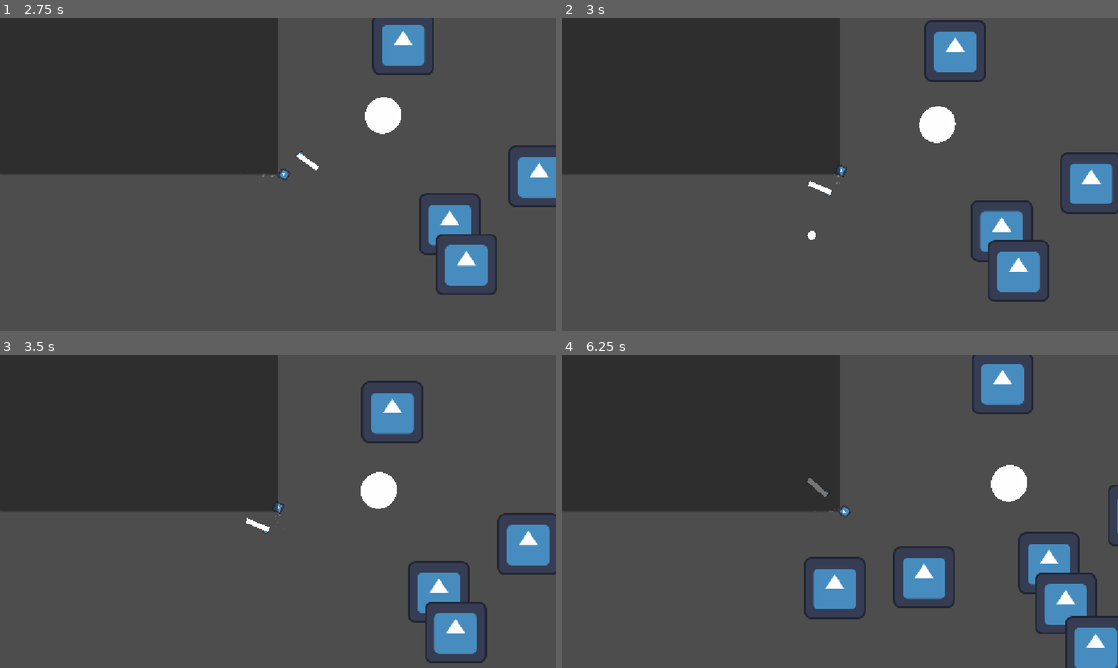
Above: before the commit, frames 1-4 (two rows, left to right).
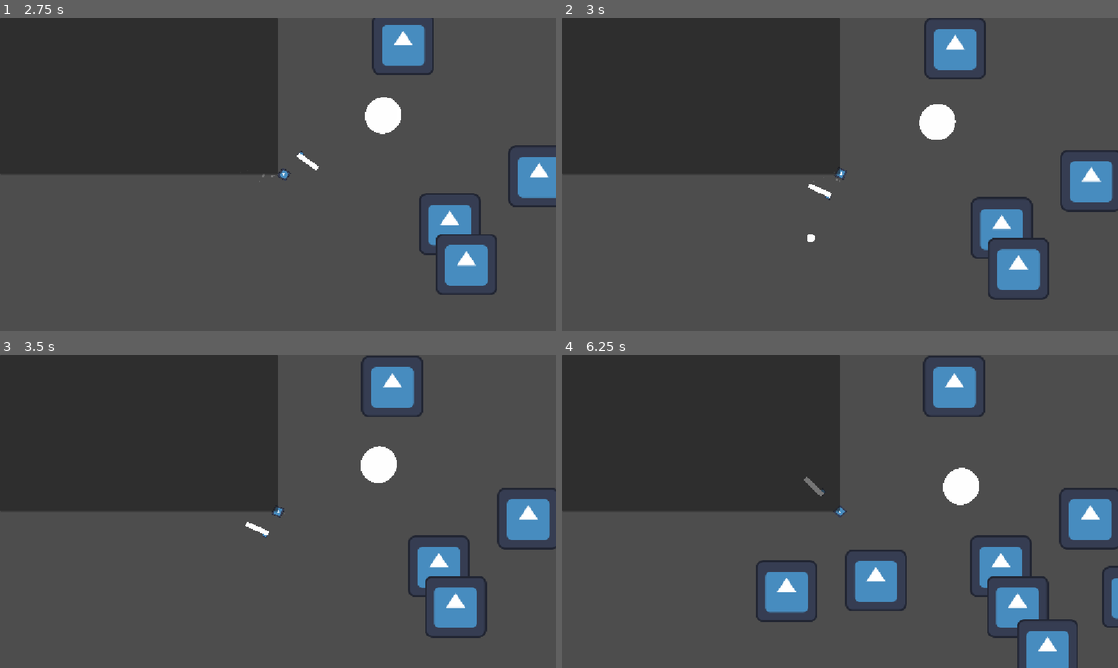
Above: after the commit, the same moments.

Repository: Mrbobbuilder69/GMTK_jam_2026
Game: Godot game, scene res://Scenes/test_scene_2.tscn
Same seed, same stepped clock (60 frames per second), same inputs: the game is played once before the commit and once after it. The engine's default icon, where the game draws it, is replaced by a stand-in: a white triangle on a blue panel in a dark square. Sound files missing from this copy of the repository are replaced by a short silence.
Inputs (mouse positions are in pixels of both pictures, inside the frame that each line leads up to):
- Up to frame 1 (2.75 s): move the mouse to (400, 158) at 0.52 s; hold D (Right) 0.53-1.28 s; tap F (f) at 0.6, 1.55, 2.3 s; move the mouse to (166, 190) at 1.27 s; hold S (Down) 1.28-2.03 s; tap Space (Dash) at 1.35 s; move the mouse to (333, 105) at 2.02 s; hold D (Right) from 2.03 s (still down); hold Shift (Sprint) from 2.03 s (still down)
- Up to frame 2 (3 s): move the mouse to (812, 237) at 2.77 s; release D (Right) at 2.78 s; release Shift (Sprint) at 2.78 s; hold W (Up) from 2.78 s (still down); tap X (attack) at 2.85 s
- Up to frame 3 (3.5 s): keep holding W (Up); tap F (f) at 3.05 s
- Up to frame 4 (6.25 s): move the mouse to (1006, 558) at 3.52 s; release W (Up) at 3.53 s; hold A (Left) 3.53-5.03 s; tap F (f) at 3.6, 4.55, 5.1, 6.05 s; move the mouse to (673, 464) at 4.27 s; tap C (melee) at 4.35 s; move the mouse to (867, 511) at 5.02 s; hold S (Down) 5.03-5.78 s; move the mouse to (756, 433) at 5.77 s; hold D (Right) from 5.78 s (still down); tap Space (Dash) at 5.85 s

Frame 1 is identical in both runs. In frame 2, 2.0% of the frame differs, in the area x 44-100%, y 0-91%; in frame 3, 7.1%; in frame 4, 16%, in the area x 34-100%, y 0-100%.

Commit message:
dash kill, spawns decal

Diff:
--- a/Scenes/Scripts/global.gd
+++ b/Scenes/Scripts/global.gd
@@ -1,3 +1,3 @@
 extends Node
 
-var blood = 0
+var blood = 100
--- a/Scenes/Scripts/player_movement.gd
+++ b/Scenes/Scripts/player_movement.gd
@@ -11,7 +11,7 @@
 var prev_position : Vector2
 var cur_speed : float
 var dash_cooldown_timer := 0.0
-
+var collision
 func _physics_process(delta: float) -> void:
 	var inputVec := Input.get_vector("Left","Right","Up","Down")
 	var mousePos = get_global_mouse_position()
@@ -36,6 +36,17 @@
 
 	prev_position = global_position
 
+	collision=move_and_collide(Vector2(0,0)*inputVec*delta)
+	if collision and collision.get_collider().has_meta("Enemy"):
+		if cur_speed>100:
+			collision.get_collider().blood-=100
+		else:
+			Global.blood-=100
+
+	if Global.blood<=0:
+		print("dead")
+		playerDeath()
+
 	## Blood Increase
 
 	##if Input.is_action_just_pressed("f"):
@@ -43,3 +54,7 @@
 
 func _process(delta):
 	pass#print(str(Global.blood))
+
+func playerDeath():
+	freeze=true
+	lock_rotation=true
--- a/Scripts/EnemyAI/Brawler_AI.gd
+++ b/Scripts/EnemyAI/Brawler_AI.gd
@@ -66,7 +66,7 @@
 		#Insert melee attack and or damage logic here
 
 func onUnDetect() -> void:
-	tween.kill()
+	#tween.kill()
 	newvel = Vector2.from_angle(rb.rotation)*patrolSpeed * speedModifier
 	rb.linear_velocity = newvel
 	canBounce = true
--- a/Scripts/EnemyAI/EnemyAIController.gd
+++ b/Scripts/EnemyAI/EnemyAIController.gd
@@ -61,13 +61,11 @@
 	var displacementVector = playerPosition-rb.position
 	var distance = displacementVector.length()
 	if distance > detectionDistance:
-		print("too far")
 		return false
 	#then find the forward vector and using the dot product identity see if it is within a half fov angular distance
 	var forwardVector = Vector2.from_angle(rb.rotation)
 	var dp = (forwardVector).dot(displacementVector.normalized())
 	if dp <= cos(deg_to_rad(fov)/2):
-		print("can't see")
 		return false
 
 	#run the raycast to check if the player is blocked by terrain
